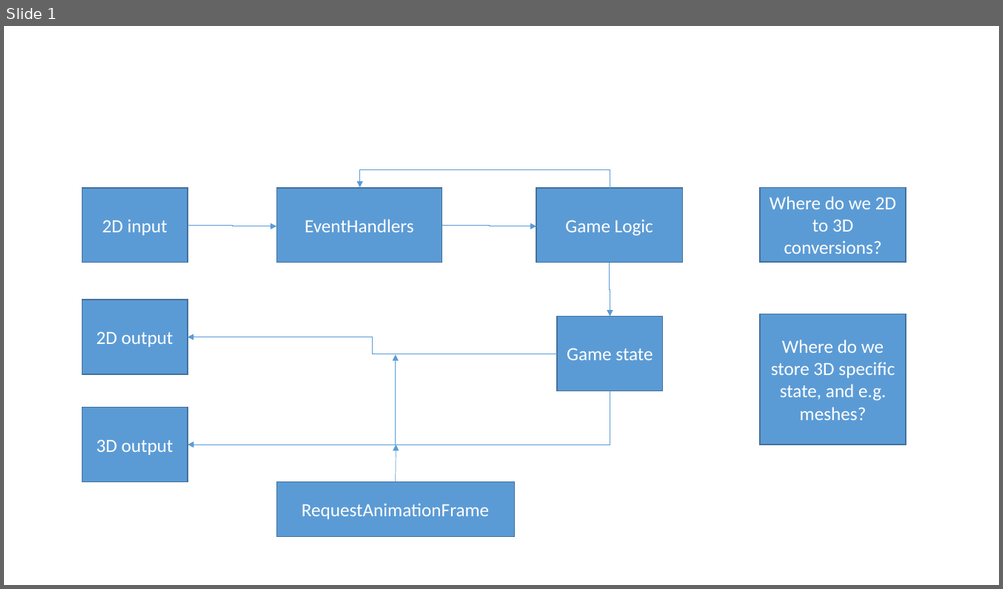
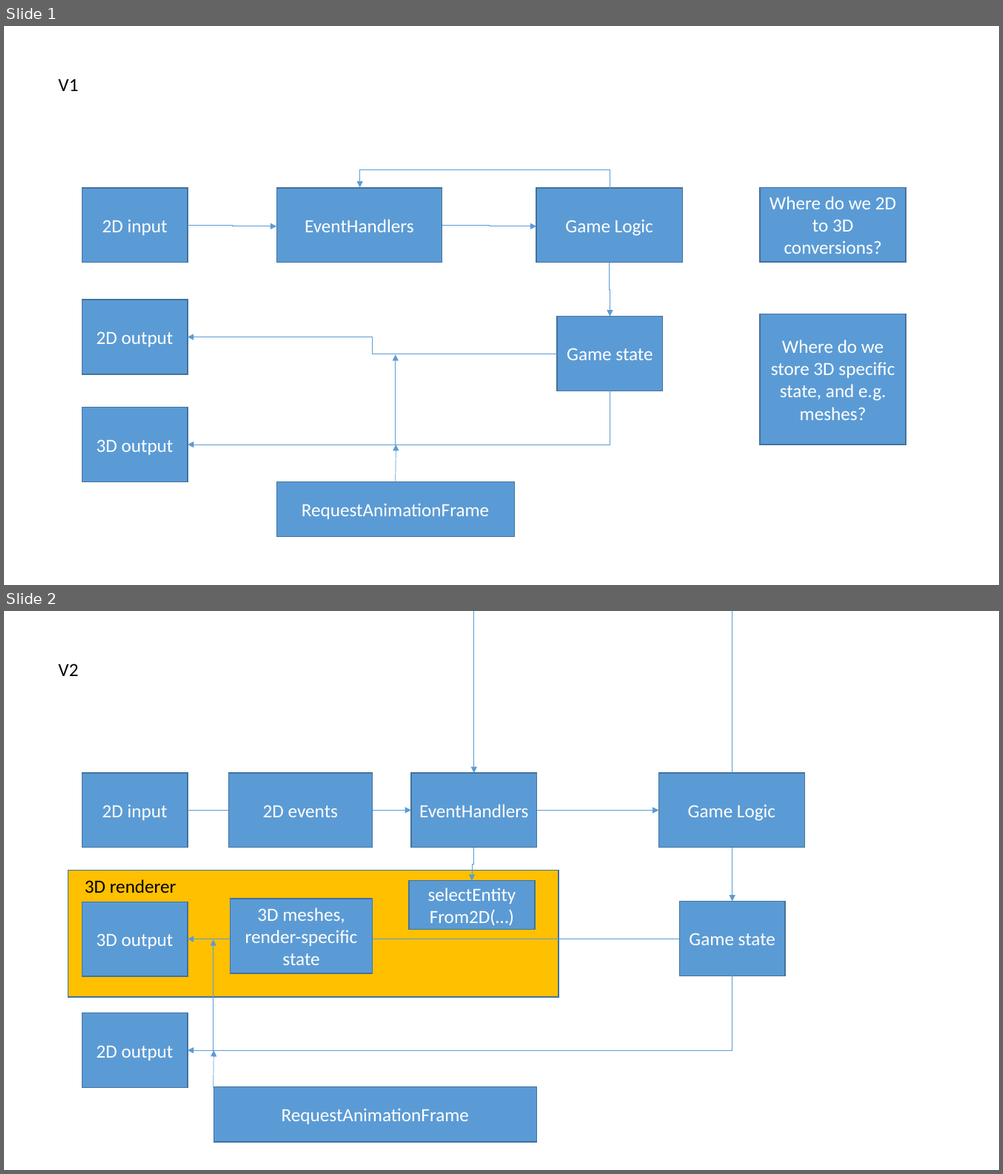
Before and after one commit to willemmulder/Energia, a slide deck: Indeling.pptx. Shown one above the other, each under a label of ours: slide 1 before the commit, slides 1 and 2 after it. The pictures are 1003x589 and 1003x1174 pixels, drawn with LibreOffice and Linux fonts; fonts in the diff are those of the drawing. Boxes give left, top, right and bottom in pixels: in the first picture for what was removed or moved away, otherwise in the second. Text is boxed around its words. In the diff, an @@ line names an element or a change of style, - is before the commit and + after.

```diff
--- a/Indeling.pptx
+++ b/Indeling.pptx
@@ slide 2 added at (4, 611, 999, 1170), background #FFFFFF @@
@@ text added at (58, 664, 78, 676), 18 pt, text #000000 @@
+V2
@@ elbow arrow added from (731, 773) to (474, 773), #5B9BD5 0.5 pt @@
@@ rectangle added at (82, 773, 188, 848), fill #5B9BD5, outline #43739E 1 pt, 18 pt, text #FFFFFF @@
+2D input
@@ rectangle added at (228, 773, 373, 848), fill #5B9BD5, outline #43739E 1 pt, 18 pt, text #FFFFFF @@
+2D events
@@ rectangle added at (412, 773, 537, 848), fill #5B9BD5, outline #43739E 1 pt, 18 pt, text #FFFFFF @@
+EventHandlers
@@ rectangle added at (658, 773, 804, 848), fill #5B9BD5, outline #43739E 1 pt, 18 pt, text #FFFFFF @@
+Game Logic
@@ elbow arrow added from (188, 810) to (412, 810), #5B9BD5 0.5 pt @@
@@ elbow arrow added from (537, 810) to (658, 810), #5B9BD5 0.5 pt @@
@@ elbow arrow added from (474, 848) to (472, 881), #5B9BD5 0.5 pt @@
@@ elbow arrow added from (731, 848) to (732, 901), #5B9BD5 0.5 pt @@
@@ rectangle added at (68, 871, 559, 997), fill #FFC000, outline #43739E 1 pt @@
@@ text added at (85, 880, 176, 893), 18 pt, text #000000 @@
+3D renderer
@@ rectangle added at (230, 899, 372, 974), fill #5B9BD5, outline #43739E 1 pt, 18 pt, text #FFFFFF @@
+3D meshes, render-specific state
@@ rectangle added at (409, 881, 535, 930), fill #5B9BD5, outline #43739E 1 pt, 18 pt, text #FFFFFF @@
+selectEntity From2D(…)
@@ rectangle added at (82, 902, 188, 977), fill #5B9BD5, outline #43739E 1 pt, 18 pt, text #FFFFFF @@
+3D output
@@ rectangle added at (679, 901, 785, 976), fill #5B9BD5, outline #43739E 1 pt, 18 pt, text #FFFFFF @@
+Game state
@@ elbow arrow added from (679, 939) to (188, 940), #5B9BD5 0.5 pt @@
@@ arrow added from (213, 1051) to (213, 940), #5B9BD5 0.5 pt @@
@@ elbow arrow added from (732, 976) to (188, 1051), #5B9BD5 0.5 pt @@
@@ rectangle added at (82, 1013, 188, 1088), fill #5B9BD5, outline #43739E 1 pt, 18 pt, text #FFFFFF @@
+2D output
@@ arrow added from (213, 1088) to (213, 1051), #5B9BD5 0.5 pt @@
@@ rectangle added at (213, 1088, 537, 1143), fill #5B9BD5, outline #43739E 1 pt, 18 pt, text #FFFFFF @@
+RequestAnimationFrame
@@ slide 1 changed as well @@
@@ text added at (58, 79, 78, 91), 18 pt, text #000000 @@
+V1
```
Also in this commit, not shown: 4 other files.
